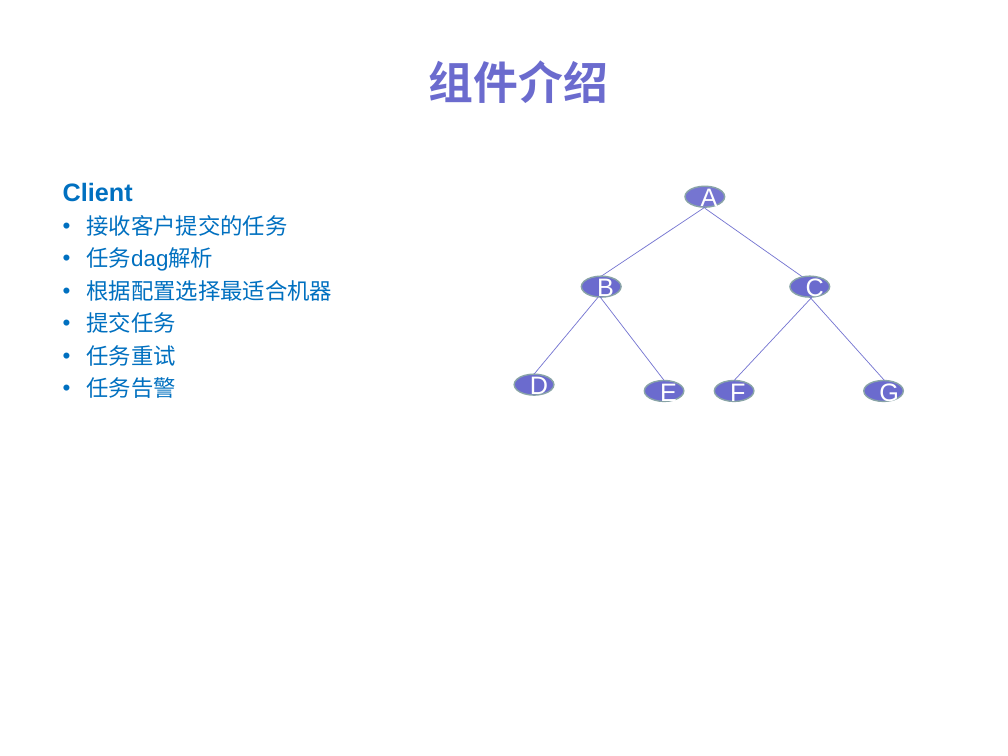
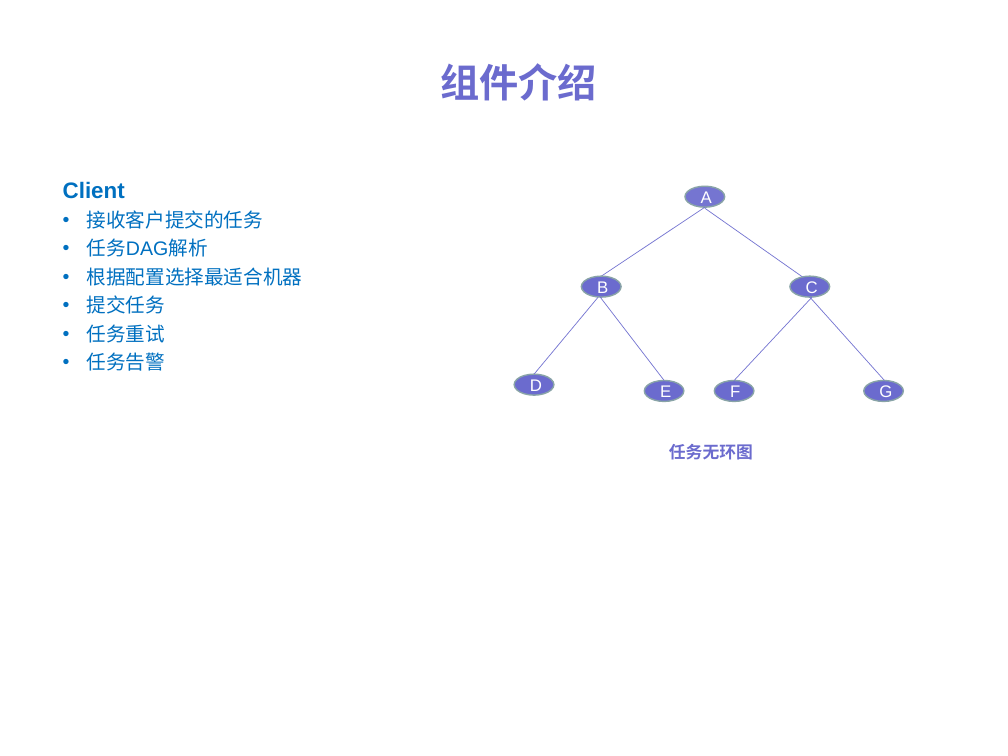
Before and after one commit to ylpu/distribute-scheduler, a slide deck: slide 6 of files/dis-scheduler.ppt. Drawn at 1008x756 pixels with LibreOffice and Linux fonts; fonts in the diff are those of the drawing. Boxes give left, top, right and bottom in pixels: in the first picture for what was removed or moved away, otherwise in the second. Text is boxed around its words. In the diff, an @@ line names an element or a change of style, - is before the commit and + after.

```diff
--- a/files/dis-scheduler.ppt
+++ b/files/dis-scheduler.ppt
@@ title "组件介绍" at (x1=440, y1=63, x2=597, y2=101): size 32 to 28 pt @@
@@ text at (x1=63, y1=181, x2=303, y2=371): size 18 to 16 pt in "Client"; size 16 to 14 pt in "接收客户提交的任务", "根据配置选择最适合机器", "提交任务", "任务重试" and 1 more places @@
@@ text at (x1=87, y1=238, x2=208, y2=257): text changed; size 16 to 14 pt @@
-• 任务dag解析
+• 任务DAG解析
@@ size 18 to 12 pt in 7 elements at (x1=685, y1=186, x2=725, y2=208), (x1=582, y1=276, x2=621, y2=297), (x1=790, y1=276, x2=830, y2=297), (x1=514, y1=374, x2=553, y2=395), (x1=644, y1=380, x2=683, y2=401), (x1=715, y1=380, x2=754, y2=401), (x1=864, y1=380, x2=903, y2=401) @@
@@ text added at (x1=669, y1=444, x2=753, y2=460), 12 pt, text #6B6BCE, bold @@
+任务无环图
```
Also in this commit, not shown: 7 other slides changed, 3 slides added, 7 other files.
